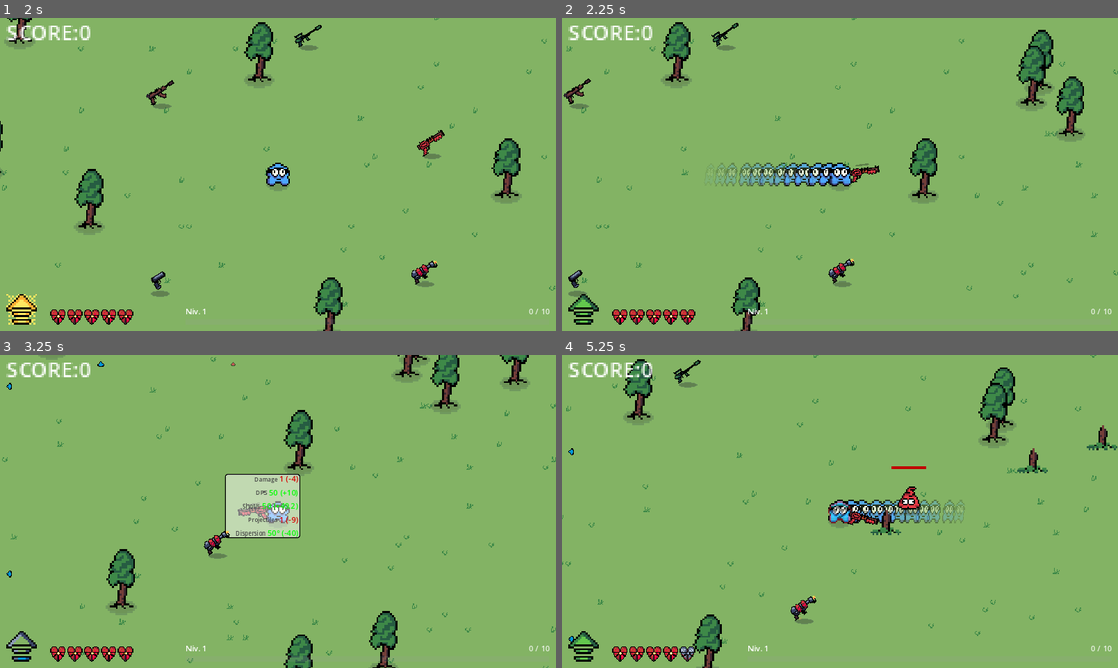
Above: before the commit, frames 1-4 (two rows, left to right).
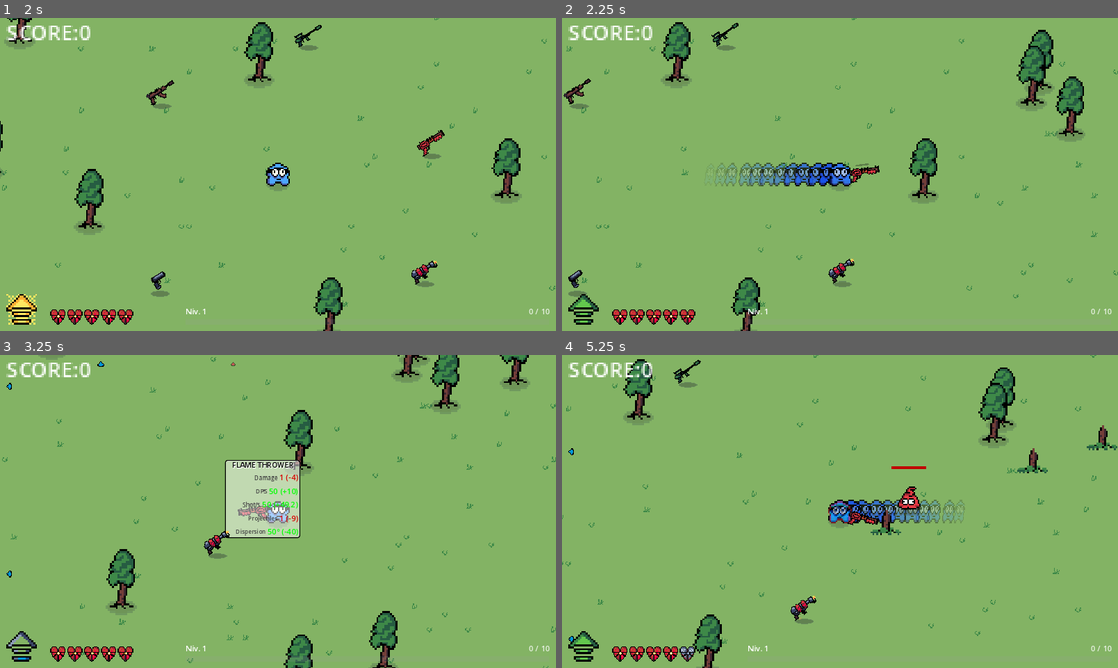
Above: after the commit, the same moments.

Repository: MicCode/zbra-survivors
Game: Godot game, scene res://ui/menu/main_menu.tscn
Same seed, same stepped clock (60 frames per second), same inputs: the game is played once before the commit and once after it.
Inputs (mouse positions are in pixels of both pictures, inside the frame that each line leads up to):
- Up to frame 1 (2 s): click "Music" at 0.5 s; click "START" at 1.25 s
- Up to frame 2 (2.25 s): move the mouse to (962, 158) at 2.02 s; hold D (move_right) from 2.03 s (still down); hold Space (dash) from 2.03 s (still down)
- Up to frame 3 (3.25 s): move the mouse to (166, 527) at 2.77 s; release D (move_right) at 2.78 s; release Space (dash) at 2.78 s; hold S (move_down) from 2.78 s (still down); tap Space (dash) at 2.85 s
- Up to frame 4 (5.25 s): move the mouse to (895, 442) at 3.52 s; release S (move_down) at 3.53 s; press the mouse at (895, 442) at 3.53 s; hold D (move_right) 3.53-4.28 s; tap Space (dash) at 3.8, 4.55 s; move the mouse to (812, 574) at 4.27 s; release the mouse at (812, 574) at 4.28 s; hold W (move_up) 4.28-5.03 s; tap E (grab) at 4.35 s; move the mouse to (1006, 558) at 5.02 s; hold A (move_left) from 5.03 s (still down); hold Space (dash) from 5.03 s (still down)

Frame 1 is identical in both runs. In frame 2, 0.5% of the frame differs, in the area x 34-52%, y 46-54%; in frame 3, 1.1%, in the area x 40-54%, y 33-59%; in frame 4, 0.4%.

Commit message:
feat: display gun name in its info panel

Diff:
--- a/equipment/guns/gun_info.gd
+++ b/equipment/guns/gun_info.gd
@@ -2,6 +2,7 @@
 class_name GunInfo
 
 var name = "gun"
+var display_name = "gun"
 
 var shots_per_s = 1.0
 var fire_range = 2000.0
@@ -20,6 +21,10 @@
 
 func with_name(_name: String) -> GunInfo:
 	name = _name
+	return self
+
+func with_display_name(_display_name: String) -> GunInfo:
+	display_name = _display_name
 	return self
 
 func with_bullets_per_shot(_bullets_per_shot: int) -> GunInfo:
--- a/equipment/guns/gun_info_panel.gd
+++ b/equipment/guns/gun_info_panel.gd
@@ -15,6 +15,7 @@
 	equipped_gun_info = EquipmentService.get_gun_info(new_gun)
 	update_displayed_stats()
 	if equipped_gun_info && gun_info:
+		%GunName.text = gun_info.display_name.to_upper()
 		%Attack.modulate = get_modulation_color(gun_info.bullet_damage, equipped_gun_info.bullet_damage)
 		%DPS.modulate = get_modulation_color(get_dps(gun_info), get_dps(equipped_gun_info))
 		%Reload.modulate = get_modulation_color(gun_info.shots_per_s, equipped_gun_info.shots_per_s)
@@ -23,6 +24,7 @@
 
 func update_displayed_stats():
 	if gun_info:
+		%GunName.text = gun_info.display_name.to_upper()
 		%Attack.text = str(gun_info.bullet_damage)
 		%DPS.text = str(get_dps(gun_info))
 		%Reload.text = str(gun_info.shots_per_s)
--- a/equipment/guns/gun_info_panel.tscn
+++ b/equipment/guns/gun_info_panel.tscn
@@ -25,7 +25,7 @@
 anchor_top = 1.0
 anchor_bottom = 1.0
 offset_left = 17.0
-offset_top = -144.0
+offset_top = -173.0
 offset_right = 173.0
 offset_bottom = -11.0
 grow_vertical = 0
@@ -39,6 +39,16 @@
 anchor_bottom = 1.0
 grow_horizontal = 2
 grow_vertical = 2
+
+[node name="GunName" type="Label" parent="Panel/VBoxContainer"]
+unique_name_in_owner = true
+layout_mode = 2
+theme_override_colors/font_color = Color(0, 0, 0, 1)
+theme_override_colors/font_shadow_color = Color(1, 1, 1, 1)
+theme_override_font_sizes/font_size = 15
+text = "GUN NAME"
+horizontal_alignment = 1
+clip_text = true
 
 [node name="HBoxContainer" type="HBoxContainer" parent="Panel/VBoxContainer"]
 layout_mode = 2
--- a/globals/equipment_service.gd
+++ b/globals/equipment_service.gd
@@ -11,6 +11,7 @@
 var guns_catalog = {
 	PISTOL: GunInfo.new()
 		.with_name(PISTOL)
+		.with_display_name("Pistol")
 		.with_bang_pitch_shift(-0.2)
 		.with_bullet_damage(20)
 		.with_bullet_speed(1500)
@@ -18,6 +19,7 @@
 
 	RIFLE: GunInfo.new()
 		.with_name(RIFLE)
+		.with_display_name("Assault Rifle")
 		.with_bullet_damage(3)
 		.with_bullet_speed(2000)
 		.with_bullets_spread_angle_deg(15)
@@ -25,6 +27,7 @@
 
 	SHOTGUN: GunInfo.new()
 		.with_name(SHOTGUN)
+		.with_display_name("Shotgun")
 		.with_bang_pitch_shift(-0.5)
 		.with_bullet_damage(5)
 		.with_bullet_speed(1000)
@@ -35,6 +38,7 @@
 
 	FLAMETHROWER: GunInfo.new()
 		.with_name(FLAMETHROWER)
+		.with_display_name("Flame Thrower")
 		.with_bang_pitch_shift(-0.8)
 		.with_bullet_damage(1)
 		.with_bullet_speed(750)
@@ -48,6 +52,7 @@
 
 	SNIPER: GunInfo.new()
 		.with_name(SNIPER)
+		.with_display_name("Sniper Rifle")
 		.with_bullet_speed(3000)
 		.with_bullet_damage(100)
 		.with_fire_range(1000)
--- a/player/dash_ghost.gd
+++ b/player/dash_ghost.gd
@@ -1,4 +1,4 @@
 extends Sprite2D
 
-func _on_animation_player_animation_finished(anim_name: StringName) -> void:
+func _on_animation_player_animation_finished(_anim_name: StringName) -> void:
 	queue_free()
--- a/player/dash_ghost.tscn
+++ b/player/dash_ghost.tscn
@@ -15,7 +15,7 @@
 "times": PackedFloat32Array(0, 1),
 "transitions": PackedFloat32Array(1, 0.225312),
 "update": 0,
-"values": [Color(1, 1, 1, 1), Color(1, 1, 1, 0)]
+"values": [Color(0.240068, 0.437873, 0.904468, 1), Color(1, 1, 1, 0)]
 }
 tracks/1/type = "value"
 tracks/1/imported = false
--- a/ui/menu/main_menu.gd
+++ b/ui/menu/main_menu.gd
@@ -4,7 +4,11 @@
 	%MusicToggle.button_pressed = GameSettings.enable_music
 
 func _on_start_button_pressed() -> void:
+	%StartSound.play()
 	SceneManager.switch_to("res://scenes/level_1.tscn")
 
 func _on_music_toggle_toggled(toggled_on: bool) -> void:
 	GameSettings.enable_music = toggled_on
+
+func _on_music_toggle_button_down() -> void:
+	%ClickSound.play()
--- a/ui/menu/main_menu.tscn
+++ b/ui/menu/main_menu.tscn
@@ -1,6 +1,8 @@
-[gd_scene load_steps=2 format=3 uid="uid://cqy2tfinneg1r"]
+[gd_scene load_steps=4 format=3 uid="uid://cqy2tfinneg1r"]
 
 [ext_resource type="Script" path="res://ui/menu/main_menu.gd" id="1_lbaws"]
+[ext_resource type="AudioStream" uid="uid://l15ytlqmk1ww" path="res://sounds/hit.wav" id="2_s7nge"]
+[ext_resource type="AudioStream" uid="uid://doknagn7n2ebr" path="res://sounds/reload.wav" id="3_oncms"]
 
 [node name="MainMenu" type="CanvasLayer"]
 script = ExtResource("1_lbaws")
@@ -53,5 +55,17 @@
 text = "ZBRA SURVIVORZ"
 horizontal_alignment = 1
 
+[node name="ClickSound" type="AudioStreamPlayer" parent="."]
+unique_name_in_owner = true
+stream = ExtResource("2_s7nge")
+pitch_scale = 3.5
+
+[node name="StartSound" type="AudioStreamPlayer" parent="."]
+unique_name_in_owner = true
+stream = ExtResource("3_oncms")
+pitch_scale = 0.68
+
 [connection signal="pressed" from="StartButton" to="." method="_on_start_button_pressed"]
+[connection signal="button_down" from="MusicToggle" to="." method="_on_music_toggle_button_down"]
+[connection signal="pressed" from="MusicToggle" to="." method="_on_music_toggle_pressed"]
 [connection signal="toggled" from="MusicToggle" to="." method="_on_music_toggle_toggled"]
